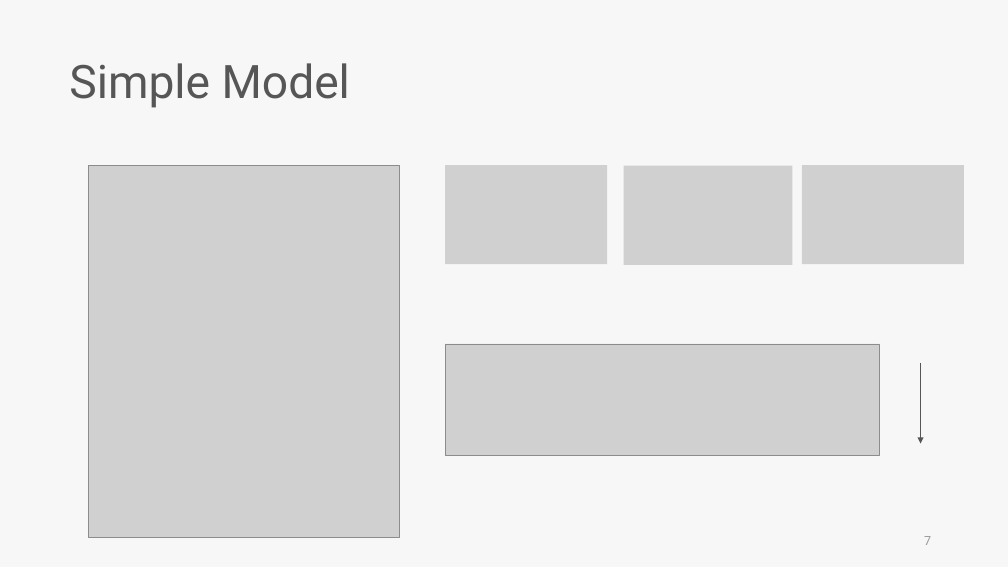
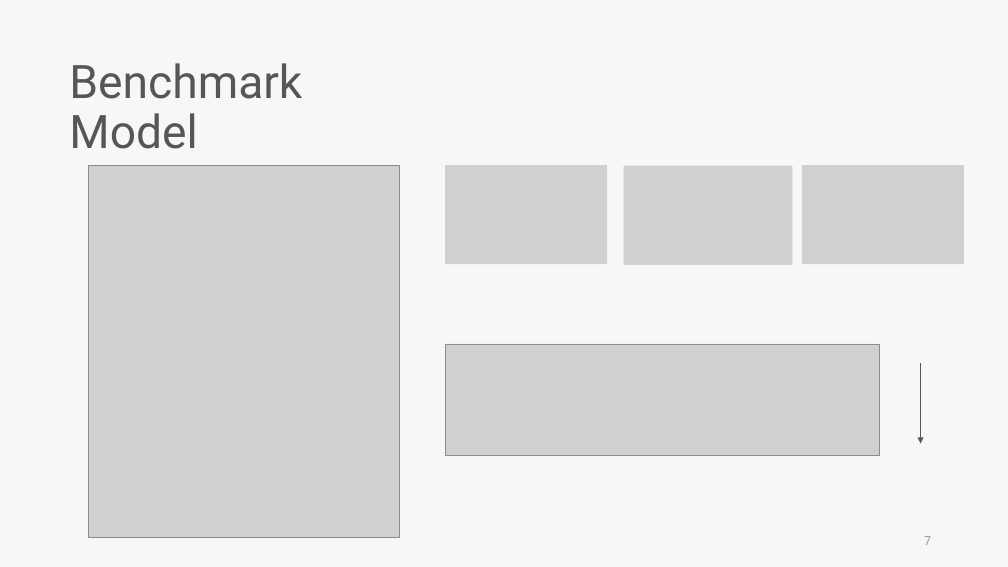
Before and after one commit to skyran1278/VbaProject, a slide deck: slide 7 of 20180126_SmartCut/Meeting/20181221 Meeting/20181221 Meeting mac.pptx. Drawn at 1008x567 pixels with LibreOffice and Linux fonts; fonts in the diff are those of the drawing; grey boxes stand for pictures. Boxes give left, top, right and bottom in pixels: in the first picture for what was removed or moved away, otherwise in the second. Text is boxed around its words. In the diff, an @@ line names an element or a change of style, - is before the commit and + after.

```diff
--- a/20180126_SmartCut/Meeting/20181221 Meeting/20181221 Meeting mac.pptx
+++ b/20180126_SmartCut/Meeting/20181221 Meeting/20181221 Meeting mac.pptx
@@ text at [69,63,302,149]: text changed @@
-Simple Model
+Benchmark Model
```
Also in this commit, not shown: 3 other slides changed, 6 slides added, 27 slides removed, 2 other files.
